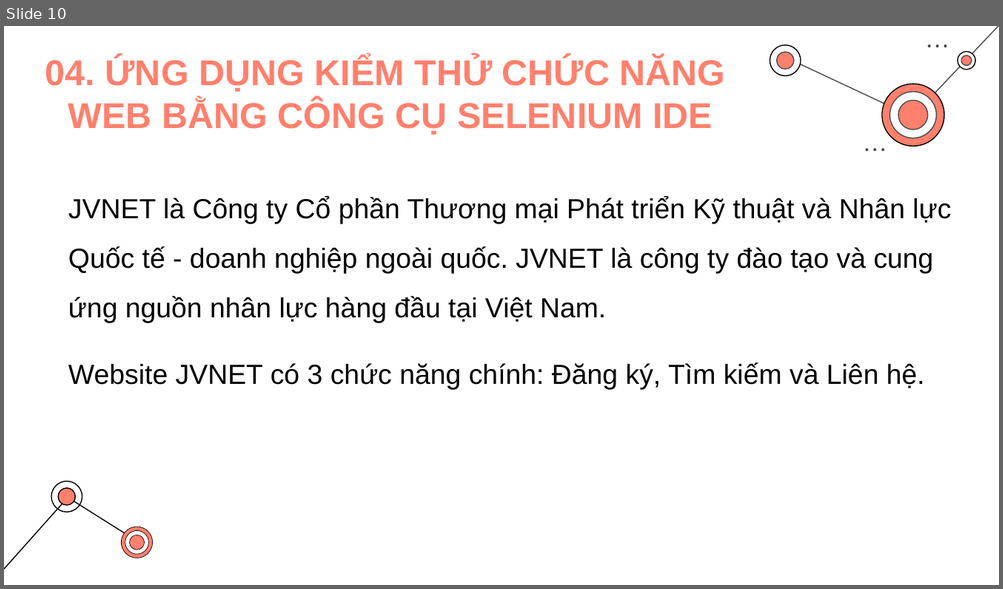
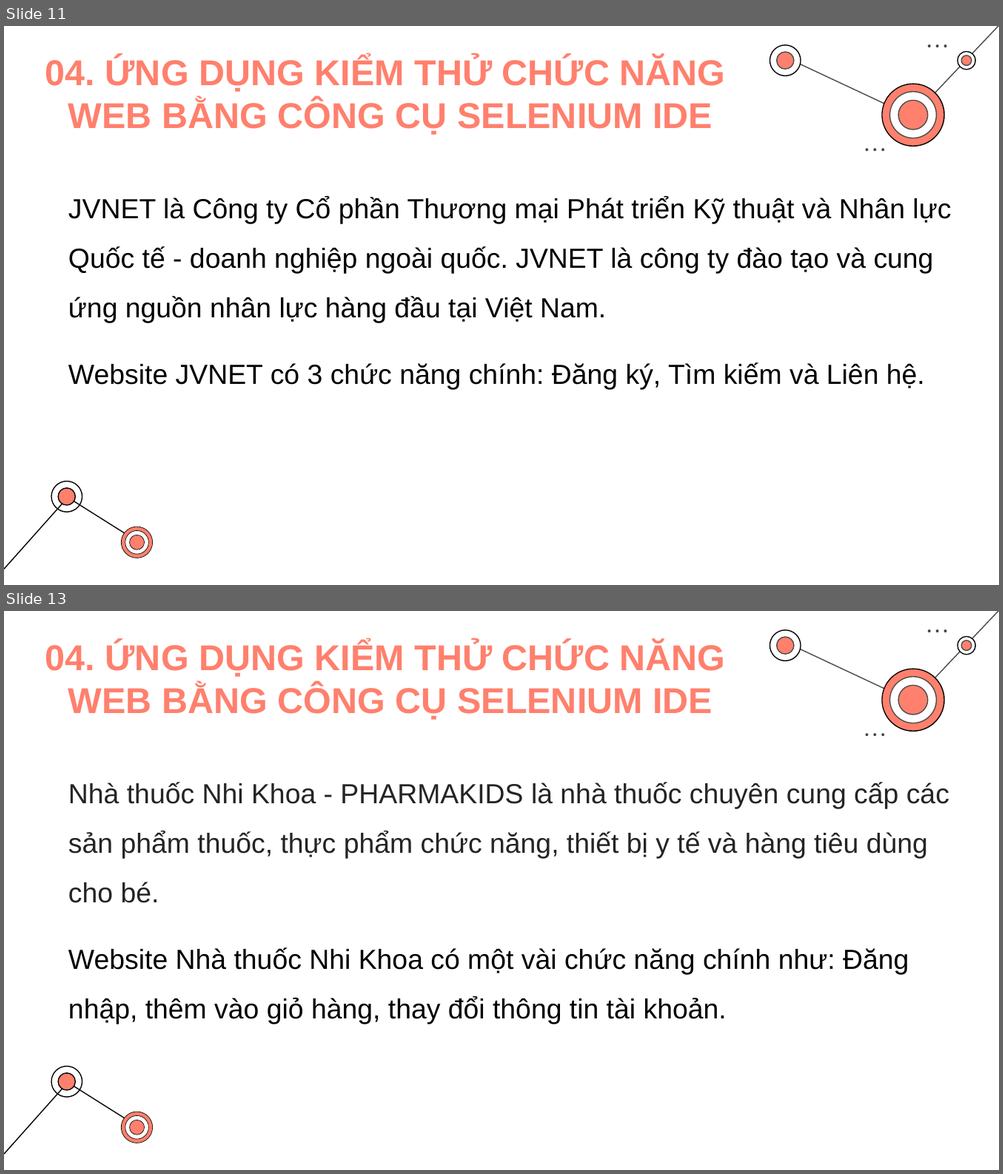
Before and after one commit to dtthvnh/VuThanhDat-2019600936, a slide deck: DATN-Selenium/BAOCAOKHOALUAN.pptx. Shown one above the other, each under a label of ours: slide 10 before the commit, slides 11 and 13 after it; the slides between them are not shown. The pictures are 1003x589 and 1003x1174 pixels, drawn with LibreOffice and Linux fonts; fonts in the diff are those of the drawing. Boxes give left, top, right and bottom in pixels: in the first picture for what was removed or moved away, otherwise in the second. Text is boxed around its words. In the diff, an @@ line names an element or a change of style, - is before the commit and + after.

```diff
--- a/DATN-Selenium/BAOCAOKHOALUAN.pptx
+++ b/DATN-Selenium/BAOCAOKHOALUAN.pptx
@@ slide 13 added at [4, 611, 999, 1170], background #FFFFFF; not listed: 33 template elements that a slide beside it also shows @@
@@ text added at [45, 641, 726, 720], 26 pt, text #FF806D, bold @@
+04. ỨNG DỤNG KIỂM THỬ CHỨC NĂNG
+WEB BẰNG CÔNG CỤ SELENIUM IDE
@@ text added at [68, 782, 949, 1025], 20 pt, text #242424 @@
+Nhà thuốc Nhi Khoa - PHARMAKIDS là nhà thuốc chuyên cung cấp các sản phẩm thuốc, thực phẩm chức năng, thiết bị y tế và hàng tiêu dùng cho bé.
+Website Nhà thuốc Nhi Khoa có một vài chức năng chính như: Đăng nhập, thêm vào giỏ hàng, thay đổi thông tin tài khoản.
@@ what was slide 10 is now slide 11 @@
```
Also in this commit, not shown: 4 slides changed, 4 other slides added, 1 slide removed, 5 other files.
